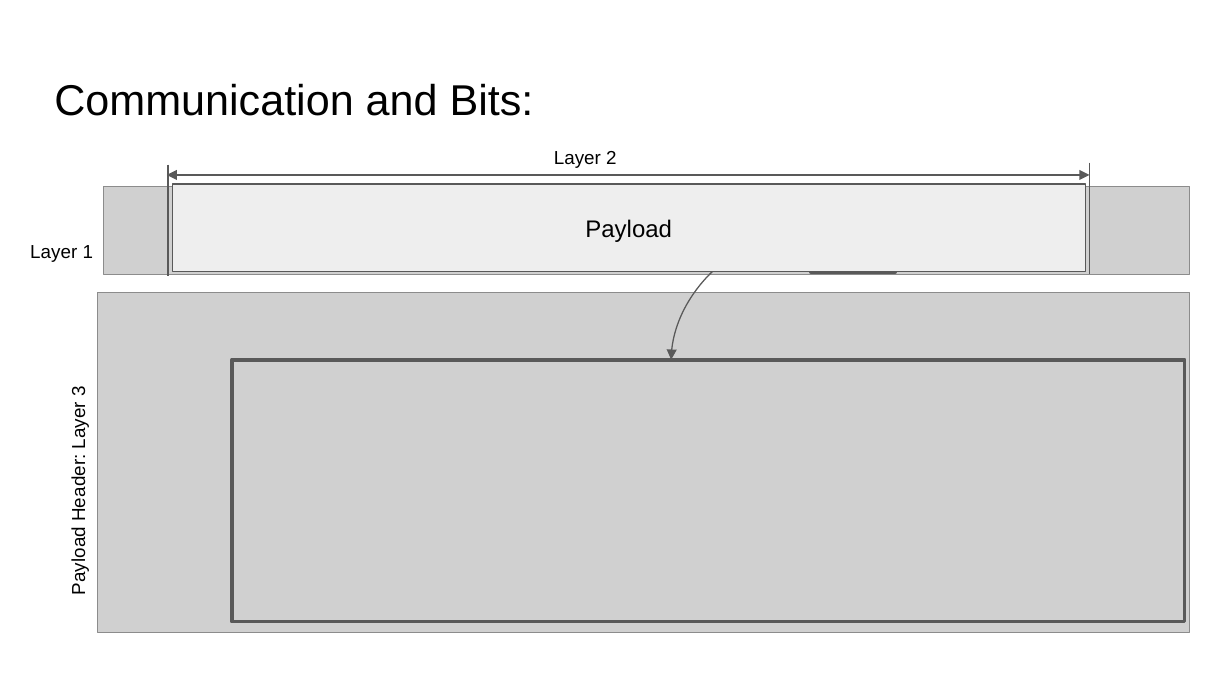
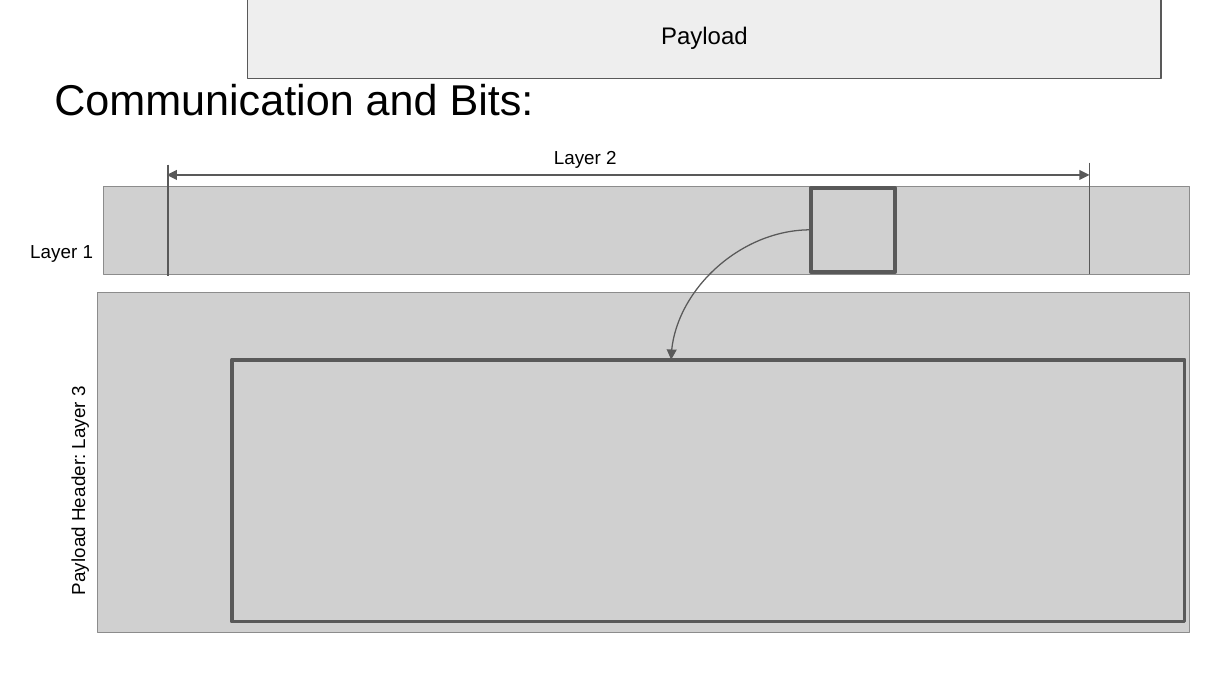
Before and after one commit to sgarcia0206/comp122-f23, a slide deck: slide 6 of format-encodings/slide_presentations/.hidden/introduction-to-encodings.pptx. Drawn at 1232x693 pixels with LibreOffice and Linux fonts; fonts in the diff are those of the drawing; grey boxes stand for pictures. Boxes give left, top, right and bottom in pixels: in the first picture for what was removed or moved away, otherwise in the second. Text is boxed around its words. In the diff, an @@ line names an element or a change of style, - is before the commit and + after.

```diff
--- a/format-encodings/slide_presentations/.hidden/introduction-to-encodings.pptx
+++ b/format-encodings/slide_presentations/.hidden/introduction-to-encodings.pptx
@@ rectangle "Payload": place and size @@
-rectangle "Payload" at <box>172,184,1085,271</box>
+rectangle "Payload" at <box>248,0,1161,78</box>
```
Also in this commit, not shown: 1 other file.
